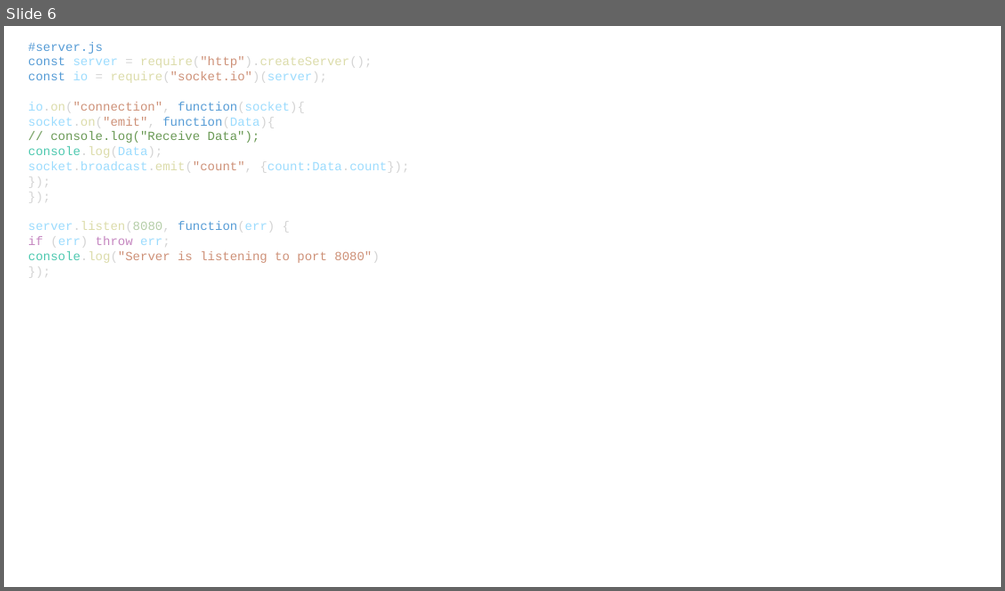
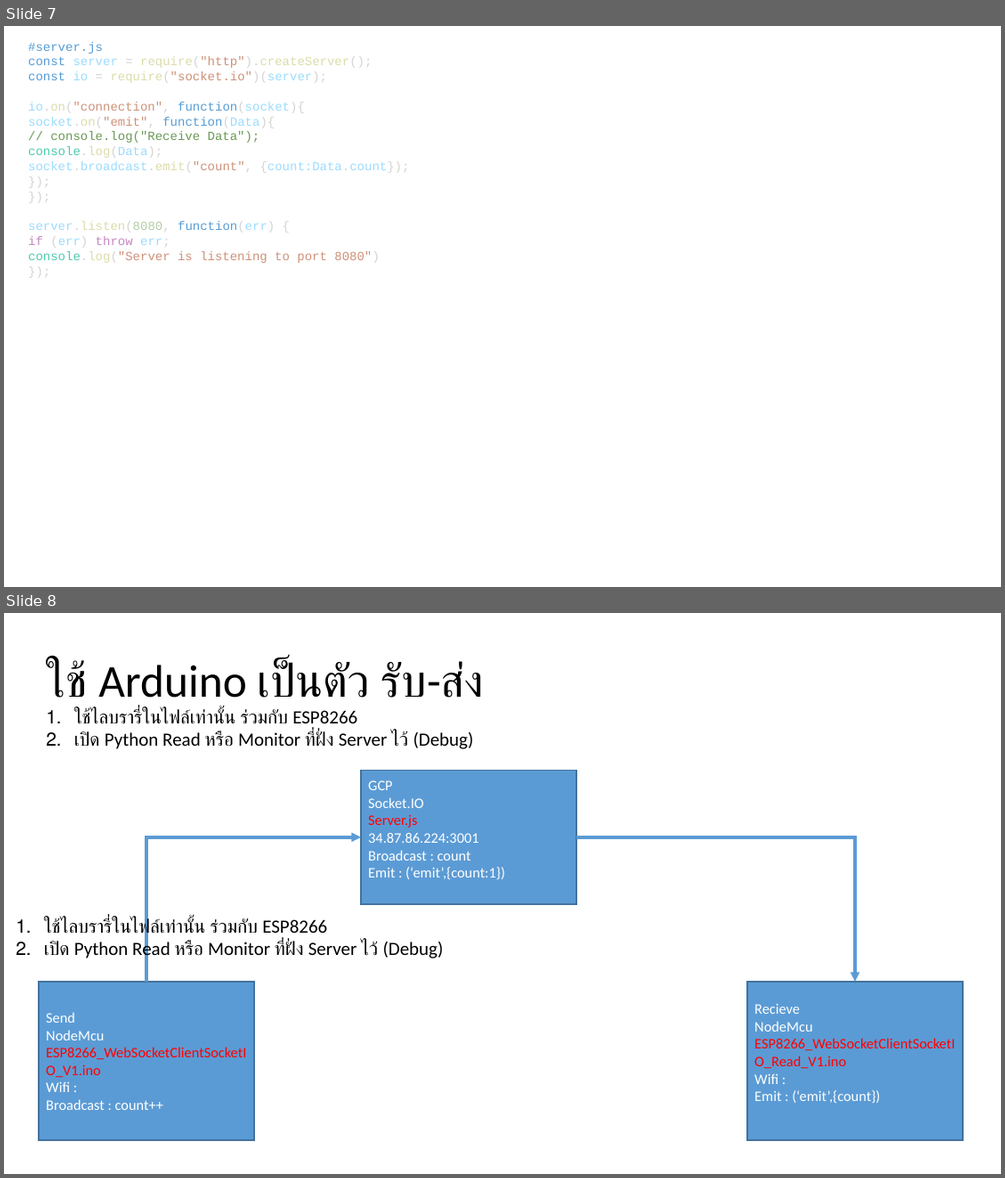
Before and after one commit to akarawat/React_SocketIO_Chat, a slide deck: How to Sociket_io.pptx. Shown one above the other, each under a label of ours: slide 6 before the commit, slides 7 and 8 after it. The pictures are 1005x591 and 1005x1178 pixels, drawn with LibreOffice and Linux fonts; fonts in the diff are those of the drawing. Boxes give left, top, right and bottom in pixels: in the first picture for what was removed or moved away, otherwise in the second. Text is boxed around its words. In the diff, an @@ line names an element or a change of style, - is before the commit and + after.

Commit message:
Prove Of Concept SocketIO

```diff
--- a/How to Sociket_io.pptx
+++ b/How to Sociket_io.pptx
@@ slide 8 added at [4,613,1001,1174], background #FFFFFF @@
@@ title added at [46,661,485,709], 44 pt, text #000000 @@
+ใช้ Arduino เป็นตัว รับ-ส่ง
@@ text added at [74,708,474,749], 18 pt, text #000000 @@
+1. ใช้ไลบรารี่ในไฟล์เท่านั้น ร่วมกับ ESP8266
+2. เปิด Python Read หรือ Monitor ที่ฝั่ง Server ไว้ (Debug)
@@ rectangle added at [361,771,576,905], fill #5B9BD5, outline #43739E 1 pt, 14 pt, text #FFFFFF @@
+GCP
+Socket.IO
+Server.js
+34.87.86.224:3001
+Broadcast : count
+Emit : (‘emit’,{count:1})
@@ elbow arrow added from (146, 981) to (361, 837), #5B9BD5 3 pt @@
@@ elbow arrow added from (576, 837) to (855, 981), #5B9BD5 3 pt @@
@@ text added at [44,918,444,961], 18 pt, text #000000 @@
+1. ใช้ไลบรารี่ในไฟล์เท่านั้น ร่วมกับ ESP8266
+2. เปิด Python Read หรือ Monitor ที่ฝั่ง Server ไว้ (Debug)
@@ rectangle added at [39,981,254,1140], fill #5B9BD5, outline #43739E 1 pt, 14 pt, text #FF0000 @@
+Send
+NodeMcu
+ESP8266_WebSocketClientSocketIO_V1.ino
+Wifi :
+Broadcast : count++
@@ rectangle added at [747,981,963,1140], fill #5B9BD5, outline #43739E 1 pt, 14 pt, text #FF0000 @@
+Recieve
+NodeMcu
+ESP8266_WebSocketClientSocketIO_Read_V1.ino
+Wifi :
+Emit : (‘emit’,{count})
@@ what was slide 6 is now slide 7 @@
```
Also in this commit, not shown: 2 slides changed, 2 other slides added, 8 other files.
